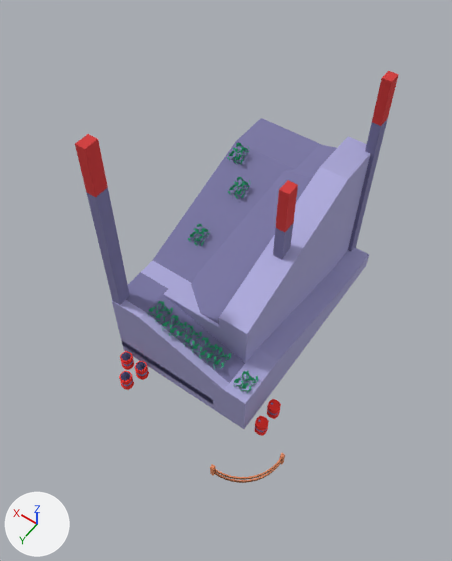
One commit to the glTF model assets/trash_incinerator.glb: the scene before it, then after it.
Camera for both pictures: a 50 mm camera at (-0.77, 1.31, 1.76) aimed at (0.06, 0.15, -0.07). The lights are fixed; the arrows at lower left show +X, +Y and +Z. Where no turn or scale is listed for an object, it has been applied to the vertices. Vertices at the same position are counted once.

Objects in the first picture: 'mergedBlocks(Clone)'.
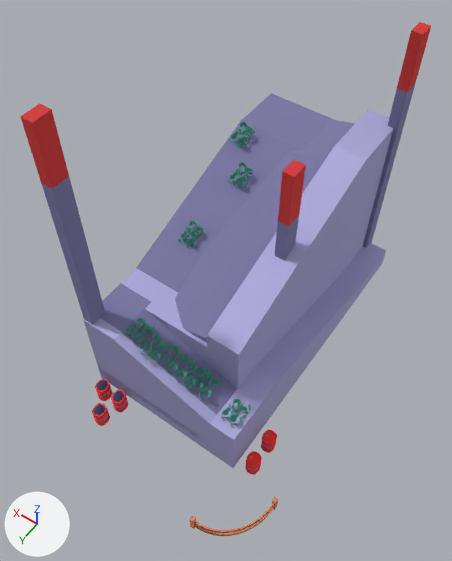
Commit message: Made trash incinerator a little larger

What the commit changed:
me_mesh_0 is used by ob_mergedblocks_clone; location (0.0, 0.0, 0.0).
me_mesh_0 had 2339 vertices, 3102 faces and spanned x -0.409..0.409, y -0.627..0.627, z -0.587..0.587.
me_mesh_0 now has 2339 vertices, 3102 faces and spans x -0.462..0.462, y -0.796..0.796, z -0.728..0.728.
me_mesh_0 part 1: the loose piece of 15 vertices spanning x 0.102..0.409, y -0.603..0.175, z -0.246..0.044 is scaled about the mesh origin by (1.13, 1.27, 1.24).
me_mesh_0 part 2: the loose piece of 15 vertices spanning x -0.148..0.408, y 0.243..0.413, z -0.37..-0.17 is scaled about the mesh origin by (1.13, 1.27, 1.24).
me_mesh_0 part 3: the loose piece of 12 vertices spanning x -0.137..-0.098, y -0.627..-0.572, z -0.491..0.461 is scaled about the mesh origin by (1.13, 1.27, 1.24).
me_mesh_0 part 4: the loose piece of 12 vertices spanning x -0.078..-0.039, y -0.066..-0.011, z -0.587..0.328 is scaled about the mesh origin by (1.13, 1.27, 1.24).
me_mesh_0 part 5: the loose piece of 12 vertices spanning x 0.367..0.406, y 0.356..0.411, z -0.366..0.587 is scaled about the mesh origin by (1.13, 1.27, 1.24).
me_mesh_0 part 6: the loose piece of 12 vertices spanning x -0.215..0.408, y -0.607..0.413, z -0.529..-0.449 is scaled about the mesh origin by (1.13, 1.27, 1.24).
me_mesh_0 part 7: the loose piece of 15 vertices spanning x -0.215..-0.067, y -0.471..0.414, z -0.509..-0.31 is scaled about the mesh origin by (1.13, 1.27, 1.24).
me_mesh_0 part 8: the loose piece of 15 vertices spanning x -0.122..0.001, y -0.613..0.275, z -0.184..0.13 is scaled about the mesh origin by (1.13, 1.27, 1.24).
me_mesh_0 part 9: the loose piece of 12 vertices spanning x -0.121..0.408, y -0.607..0.275, z -0.469..-0.171 is scaled about the mesh origin by (1.13, 1.27, 1.24).
me_mesh_0 part 10: the loose piece of 12 vertices spanning x -0.067..0.408, y 0.243..0.413, z -0.489..-0.35 is scaled about the mesh origin by (1.13, 1.27, 1.24).
me_mesh_0 part 11: the loose piece of 120 vertices spanning x -0.409..-0.209, y 0.427..0.627, z -0.549..-0.48 is scaled about the mesh origin by (1.13, 1.27, 1.24).
me_mesh_0 part 12: the loose piece of 208 vertices spanning x -0.289..-0.242, y 0.255..0.303, z -0.549..-0.48 is scaled about the mesh origin by (1.13, 1.27, 1.24).
me_mesh_0 part 13: the loose piece of 208 vertices spanning x -0.289..-0.242, y 0.343..0.391, z -0.549..-0.48 is scaled about the mesh origin by (1.13, 1.27, 1.24).
me_mesh_0 part 14: the loose piece of 192 vertices spanning x 0.251..0.298, y 0.425..0.473, z -0.549..-0.48 is scaled about the mesh origin by (1.13, 1.27, 1.24).
me_mesh_0 part 15: the loose piece of 192 vertices spanning x 0.271..0.318, y 0.497..0.545, z -0.549..-0.48 is scaled about the mesh origin by (1.13, 1.27, 1.24).
me_mesh_0 part 16: the loose piece of 192 vertices spanning x 0.331..0.378, y 0.425..0.473, z -0.549..-0.48 is scaled about the mesh origin by (1.13, 1.27, 1.24).
me_mesh_0 part 17: the loose piece of 15 vertices spanning x -0.095..0.257, y -0.598..0.264, z -0.268..0.081 is rebuilt with 15 vertices and now spans x -0.112..0.298, y -0.759..0.335, z -0.325..0.1.
me_mesh_0 part 18: 202 loose pieces with 1010 vertices, spanning x -0.202..0.388, y -0.391..0.399, z -0.311..0.084, are deleted.
me_mesh_0 part 19: 650 vertices added at x -0.23..0.298, y 0.377..0.506, z -0.386..-0.188.
me_mesh_0 part 20: 360 vertices added at x 0.256..0.438, y -0.497..0.062, z -0.154..0.106.

Where the change shows, as pixel boxes [x1, y1, x2, y2] in the pictures (452 x 561 px; the box of a moved part takes in the faces that stretch with it):
'mergedBlocks(Clone)', reshaped (26% wider, 25% taller)
    before: [75, 71, 399, 483]
    after: [21, 22, 431, 536]
part 1 of me_mesh_0, moved or reshaped
    before: [152, 118, 322, 283]
    after: [136, 93, 334, 293]
part 2 of me_mesh_0, moved or reshaped
    before: [112, 272, 245, 390]
    after: [83, 283, 237, 424]
part 3 of me_mesh_0, moved or reshaped
    before: [348, 71, 399, 251]
    after: [363, 22, 431, 248]
part 4 of me_mesh_0, moved or reshaped
    before: [273, 180, 298, 260]
    after: [275, 160, 306, 261]
part 5 of me_mesh_0, moved or reshaped
    before: [75, 134, 130, 305]
    after: [21, 103, 105, 325]
part 6 of me_mesh_0, moved or reshaped
    before: [123, 247, 369, 429]
    after: [98, 243, 386, 468]
part 7 of me_mesh_0, moved or reshaped
    before: [212, 270, 355, 427]
    after: [197, 270, 369, 466]
part 8 of me_mesh_0, moved or reshaped
    before: [219, 136, 370, 346]
    after: [207, 109, 393, 369]
part 9 of me_mesh_0, moved or reshaped
    before: [141, 211, 357, 363]
    after: [121, 199, 375, 389]
part 10 of me_mesh_0, moved or reshaped
    before: [119, 330, 213, 404]
    after: [93, 351, 199, 439]
part 11 of me_mesh_0, moved or reshaped
    before: [210, 453, 285, 483]
    after: [189, 497, 278, 536]
part 12 of me_mesh_0, moved or reshaped
    before: [267, 399, 281, 419]
    after: [261, 429, 277, 453]
part 13 of me_mesh_0, moved or reshaped
    before: [254, 416, 269, 436]
    after: [245, 451, 262, 475]
part 14 of me_mesh_0, moved or reshaped
    before: [134, 361, 149, 380]
    after: [111, 390, 128, 412]
part 15 of me_mesh_0, moved or reshaped
    before: [119, 371, 134, 390]
    after: [92, 403, 110, 426]
part 16 of me_mesh_0, moved or reshaped
    before: [120, 351, 134, 370]
    after: [95, 379, 113, 401]
part 17 of me_mesh_0, rebuilt (23% wider, 24% taller)
    before: [191, 144, 337, 324]
    after: [175, 120, 355, 343]
part 18 of me_mesh_0, deleted (green)
    before: [148, 143, 258, 385]
part 19 of me_mesh_0, added (green)
    after: [124, 317, 242, 424]
part 20 of me_mesh_0, added (green)
    after: [178, 121, 255, 249]
